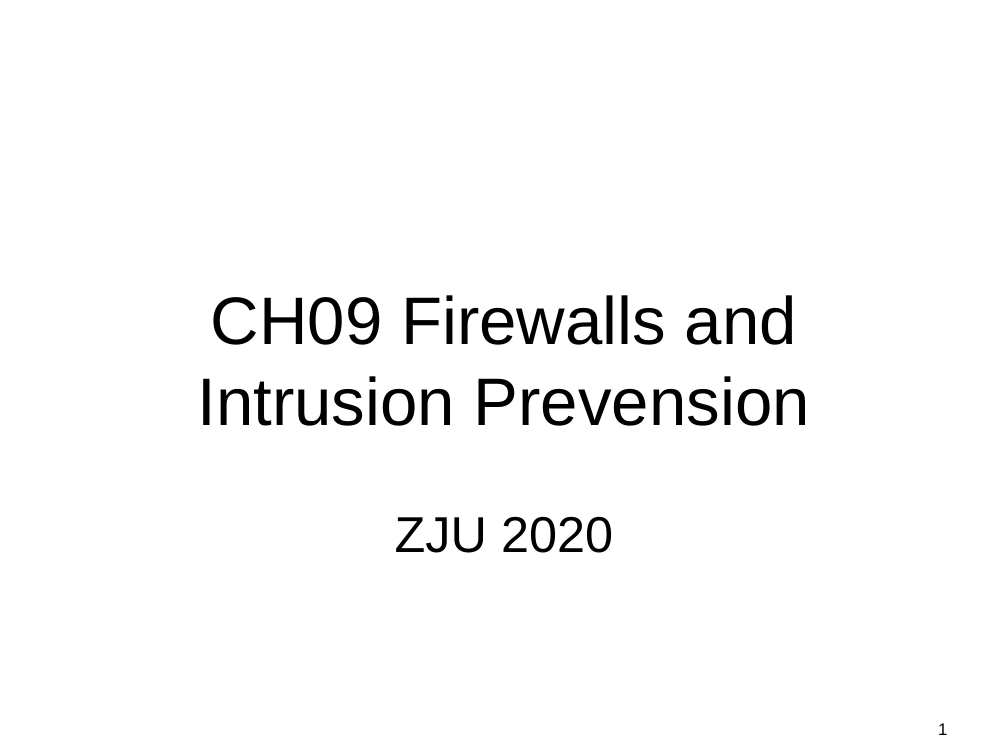
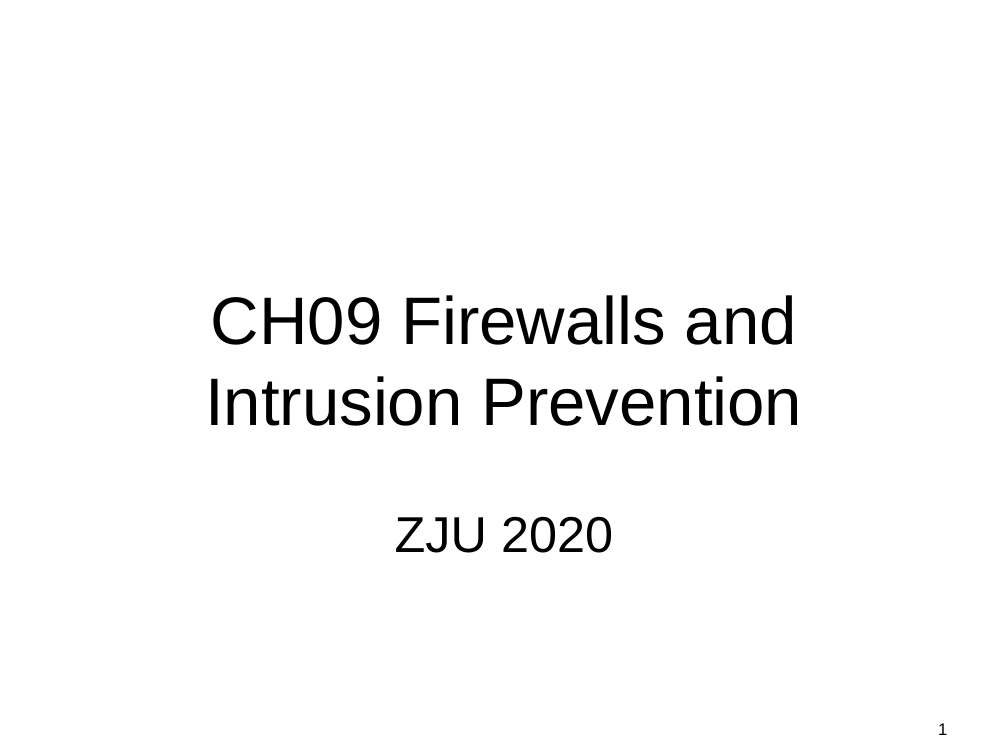
Before and after one commit to gulaoshi/gu.github.io, a slide deck: slide 1 of InfoSec/PPTs/L10-CH09-Firewalls and Intrusion Prevention.pptx. Drawn at 1008x756 pixels with LibreOffice and Linux fonts; fonts in the diff are those of the drawing. Boxes give left, top, right and bottom in pixels: in the first picture for what was removed or moved away, otherwise in the second. Text is boxed around its words. In the diff, an @@ line names an element or a change of style, - is before the commit and + after.

```diff
--- a/InfoSec/PPTs/L10-CH09-Firewalls and Intrusion Prevention.pptx
+++ b/InfoSec/PPTs/L10-CH09-Firewalls and Intrusion Prevention.pptx
@@ title at [205, 295, 802, 426]: text changed @@
-CH09 Firewalls and Intrusion Prevension
+CH09 Firewalls and Intrusion Prevention
```
Also in this commit, not shown: 1 other file.
